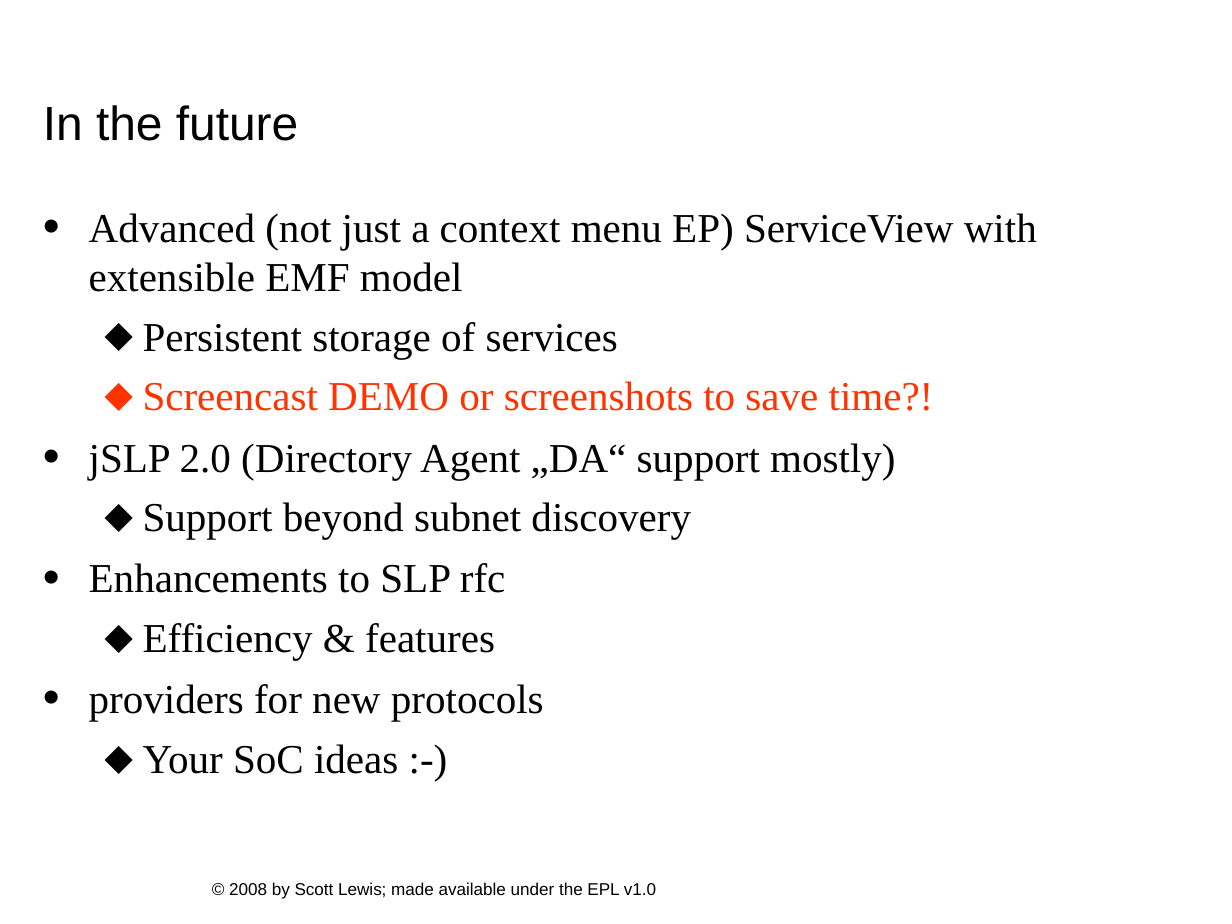
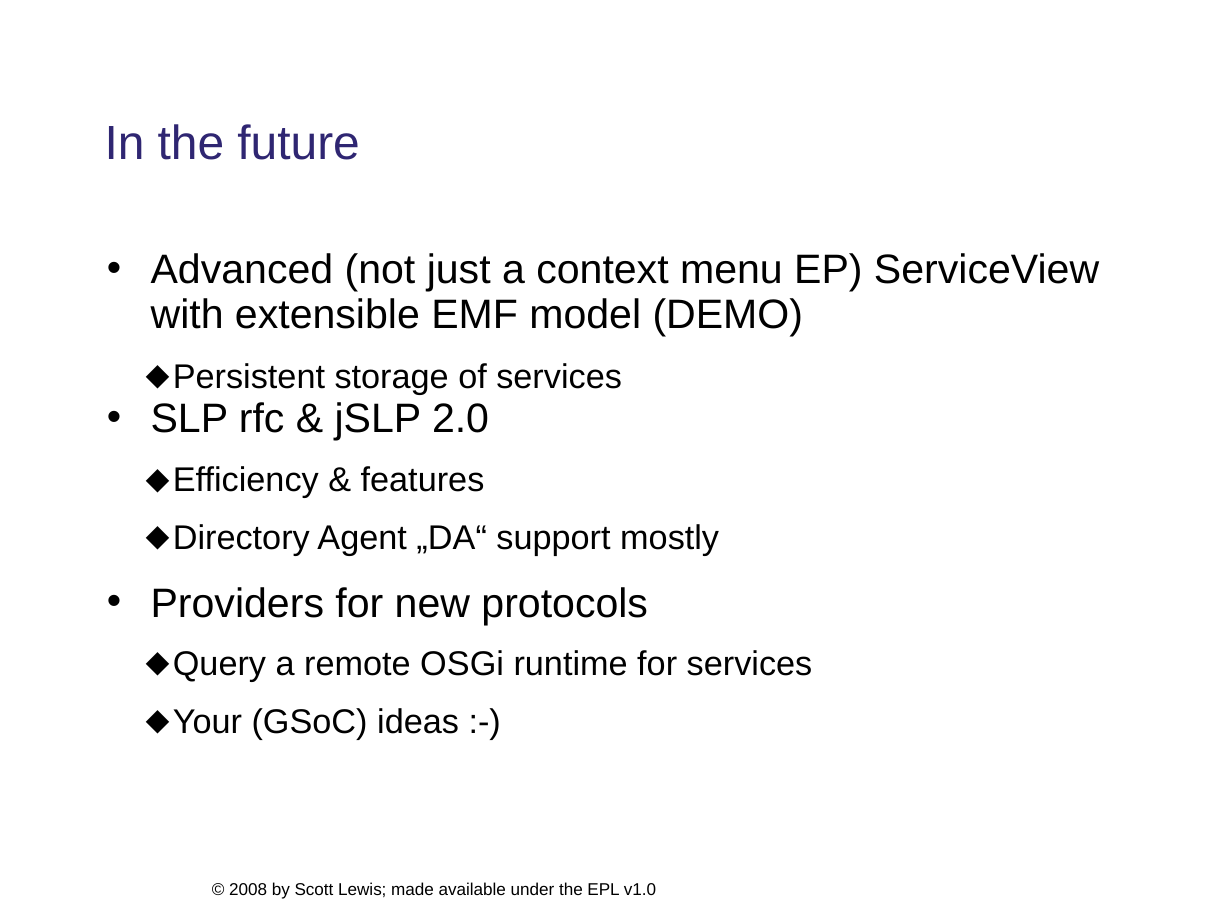
Before and after one commit to eclipse/ecf-website, a slide deck: slide 15 of presentations/eclipsecon2008/longtalk134/ecf_eclipsecon2008_134.ppt. Drawn at 1232x924 pixels with LibreOffice and Linux fonts; fonts in the diff are those of the drawing; background and template pictures are left out. Boxes give left, top, right and bottom in pixels: in the first picture for what was removed or moved away, otherwise in the second. Text is boxed around its words. In the diff, an @@ line names an element or a change of style, - is before the commit and + after.

Commit message:
Slide update

```diff
--- a/presentations/eclipsecon2008/longtalk134/ecf_eclipsecon2008_134.ppt
+++ b/presentations/eclipsecon2008/longtalk134/ecf_eclipsecon2008_134.ppt
@@ title "In the future": place and size @@
-title "In the future" at <box>43,105,298,141</box>
+title "In the future" at <box>105,124,359,160</box>
@@ title "In the future" at <box>105,124,359,160</box>: text colour #000000 to #2F2672; line spacing 0.9 to 1 @@
@@ text "Advanced (not just a context ...": place and size @@
-text "Advanced (not just a context ..." at <box>89,213,1037,774</box>
+text "Advanced (not just a context ..." at <box>151,253,1099,739</box>
@@ text at <box>151,253,1099,337</box>: text changed; font Times New Roman to Arial @@
-• Advanced (not just a context menu EP) ServiceView with extensible EMF model
+• Advanced (not just a context menu EP) ServiceView with extensible EMF model (DEMO)
@@ text at <box>173,363,622,498</box>: size 24 to 20 pt, font Times New Roman to Arial in "Persistent storage of services", "Efficiency & features"; indent changed; line spacing 1 to 1.4; less space between paragraphs @@
@@ text at <box>151,402,489,440</box>: text changed; font Times New Roman to Arial @@
-  ⬥ Screencast DEMO or screenshots to save time?!
-• jSLP 2.0 (Directory Agent „DA“ support mostly)
-  ⬥ Support beyond subnet discovery
-• Enhancements to SLP rfc
+• SLP rfc & jSLP 2.0
@@ text at <box>151,524,813,739</box>: text changed; size 24 to 20 pt; font Times New Roman to Arial @@
-• providers for new protocols
-  ⬥ Your SoC ideas :-)
+  ⬥ Directory Agent „DA“ support mostly
+• Providers for new protocols
+  ⬥ Query a remote OSGi runtime for services
+  ⬥ Your (GSoC) ideas :-)
```
Also in this commit, not shown: 11 other slides changed, 1 other file.
